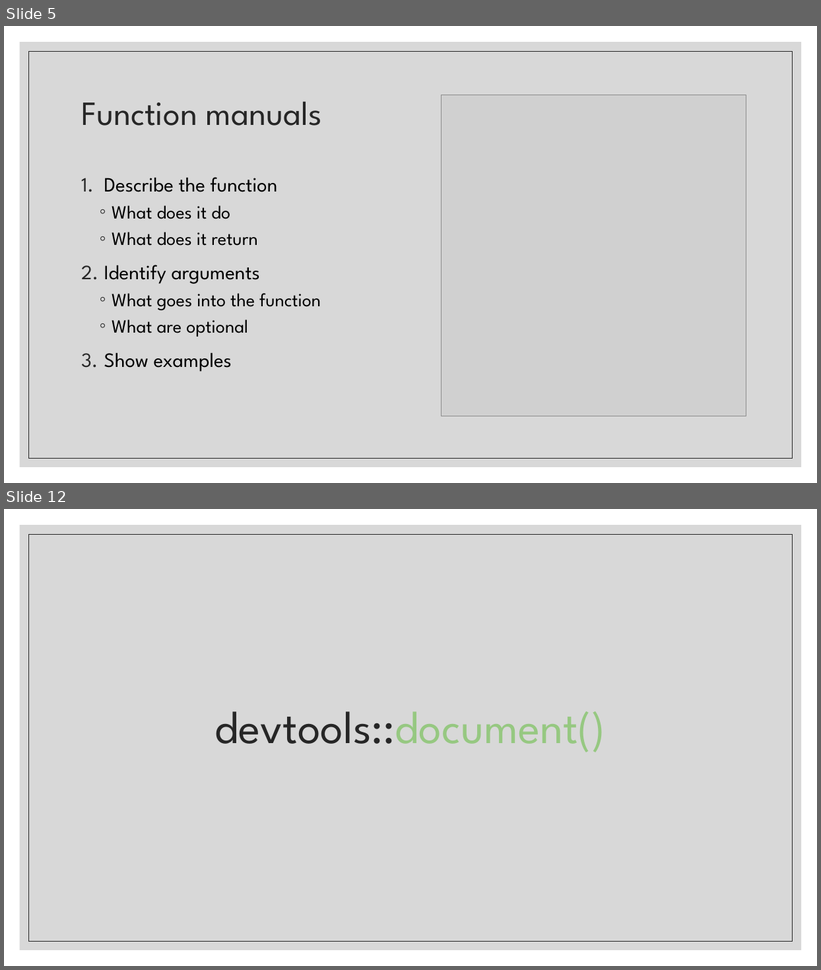
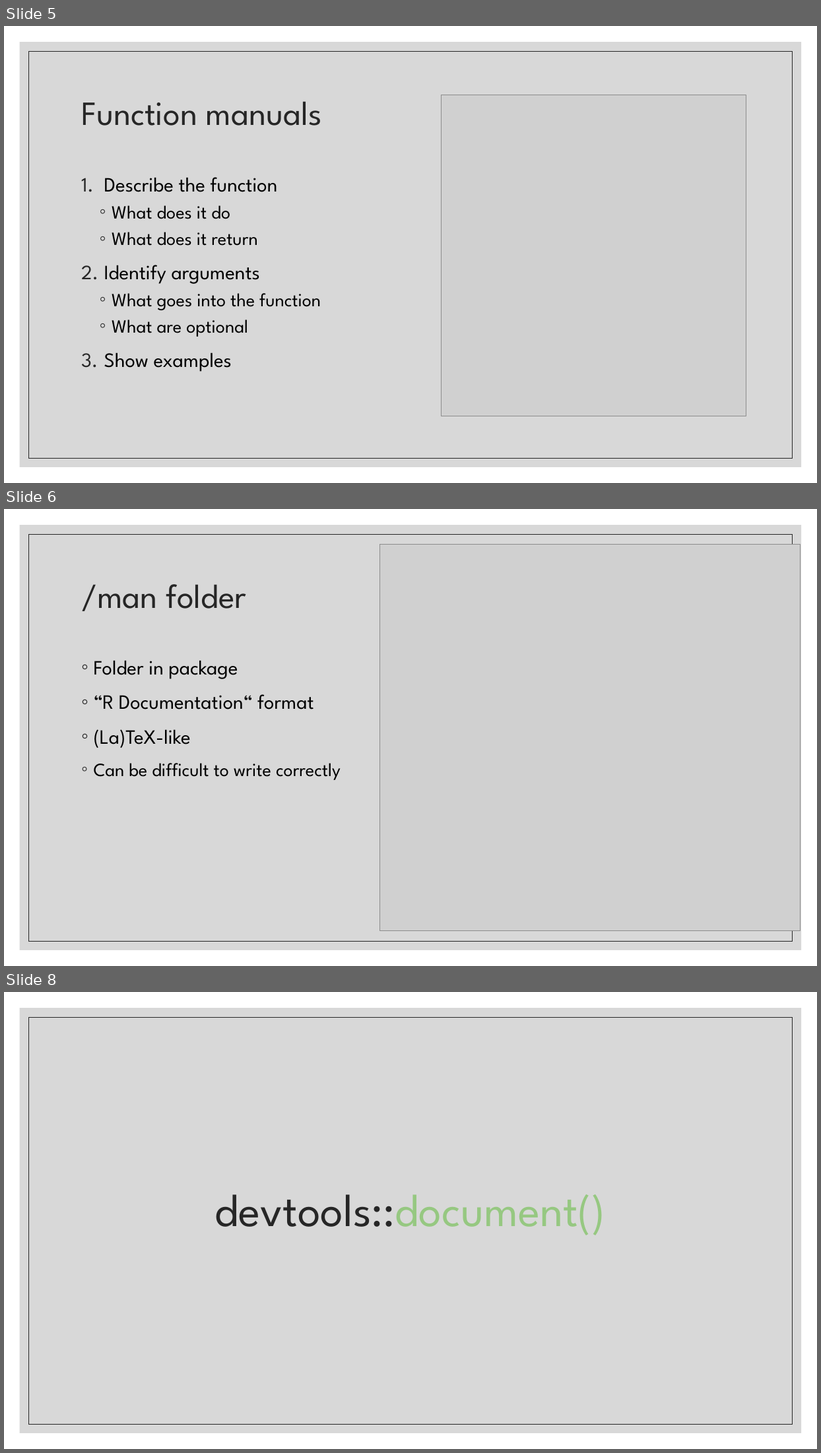
Before and after one commit to FredHutch/R_Package_Validation_Tutorial, a slide deck: Slides/Slides-02-Package_Elements_and_Structure/Slides-02-02-Package Documentation/Slides-02-02-Package_Documentation.pptx. Shown one above the other, each under a label of ours: slides 5 and 12 before the commit, slides 5, 6 and 8 after it; the slides between them are not shown. The pictures are 821x970 and 821x1453 pixels, drawn with LibreOffice and Linux fonts; fonts in the diff are those of the drawing; grey boxes stand for pictures. Boxes give left, top, right and bottom in pixels: in the first picture for what was removed or moved away, otherwise in the second. Text is boxed around its words. In the diff, an @@ line names an element or a change of style, - is before the commit and + after.

Commit message:
complete draft of S-02-02-Package Documentation

```diff
--- a/Slides/Slides-02-Package_Elements_and_Structure/Slides-02-02-Package Documentation/Slides-02-02-Package_Documentation.pptx
+++ b/Slides/Slides-02-Package_Elements_and_Structure/Slides-02-02-Package Documentation/Slides-02-02-Package_Documentation.pptx
@@ slide 6 added at (4, 509, 817, 966), background #FFFFFF; not listed: 2 template elements that a slide beside it also shows @@
@@ picture added at (380, 545, 801, 931) @@
@@ title added at (81, 584, 246, 611), 40 pt, text #262626 @@
+/man folder
@@ text added at (94, 660, 341, 780), 24 pt, text #000000 @@
+◦ Folder in package
+◦ “R Documentation“ format
+◦ (La)TeX-like
+◦ Can be difficult to write correctly
@@ what was slide 12 is now slide 8 @@
```
Also in this commit, not shown: 3 slides changed, 7 other slides added, 6 slides removed, 1 other file.
